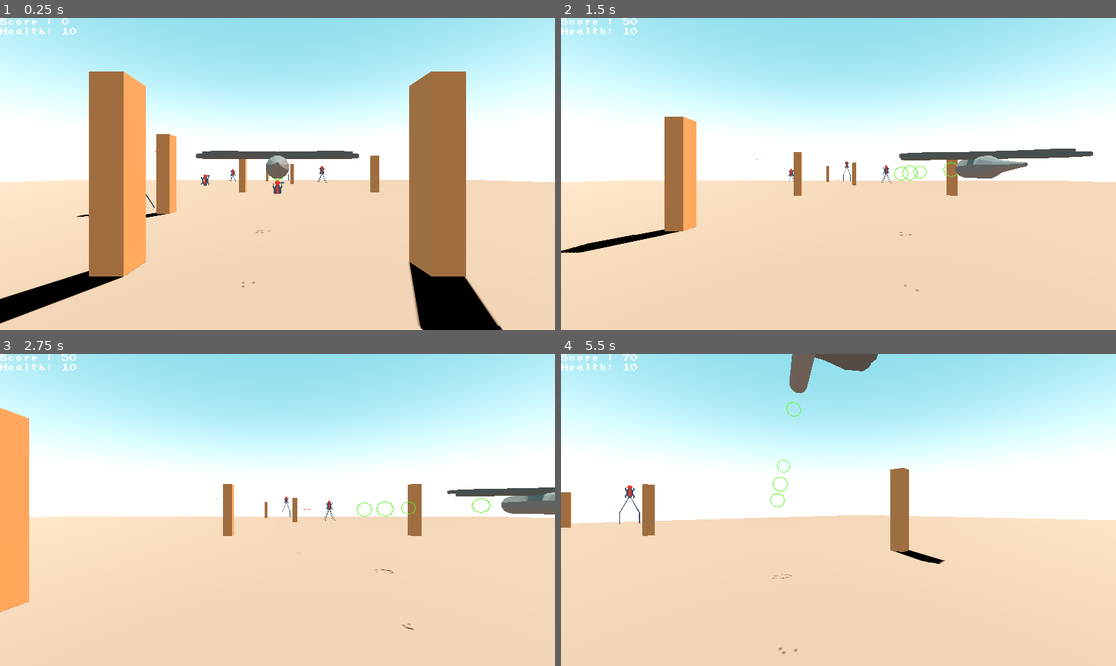
Above: before the commit, frames 1-4 (two rows, left to right).
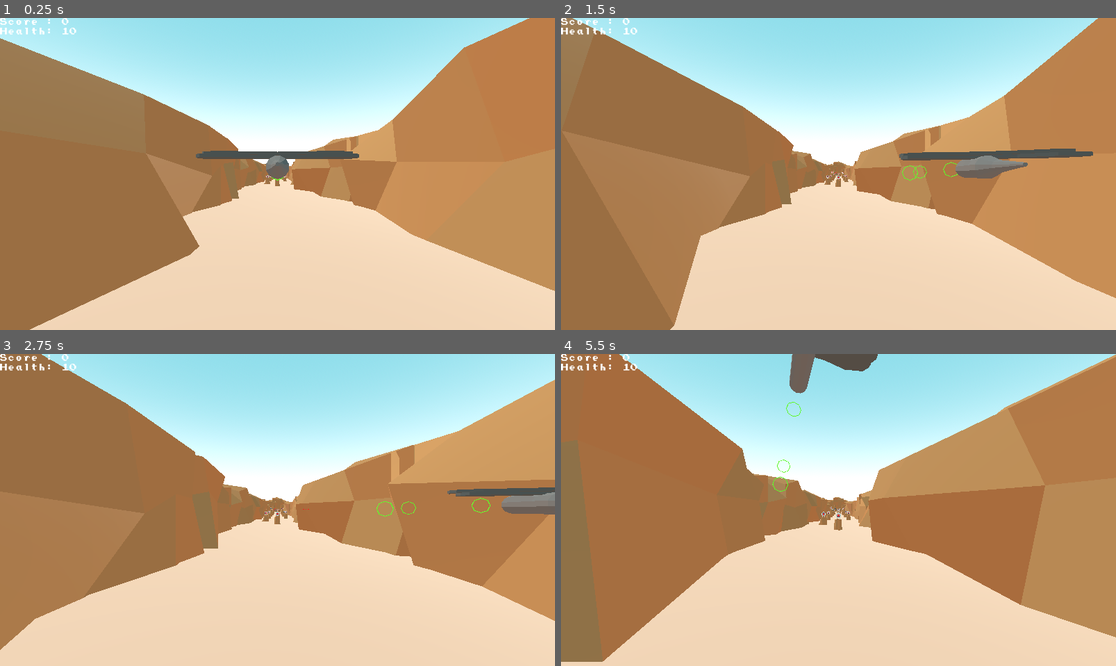
Above: after the commit, the same moments.

Repository: KyzonP/20-games---game-8
Game: Godot game, scene res://levels/level 1/level_1.tscn
Same seed, same stepped clock (60 frames per second), same inputs: the game is played once before the commit and once after it. Before the commit the project starts from res://scenes/test.tscn.
Inputs:
- Up to frame 1 (0.25 s): no input
- Up to frame 2 (1.5 s): hold D (move_right) 0.53-1.28 s; tap R (bomb) at 0.6 s; hold Ctrl (brake) from 1.28 s (still down); tap Shift (boost) at 1.35 s
- Up to frame 3 (2.75 s): release Ctrl (brake) at 2.03 s; hold D (move_right) from 2.03 s (still down); hold Space (fire) from 2.03 s (still down)
- Up to frame 4 (5.5 s): release D (move_right) at 2.78 s; release Space (fire) at 2.78 s; hold W (move_up) 2.78-3.53 s; tap R (bomb) at 2.85, 5.1 s; hold Shift (boost) 3.53-4.28 s; hold A (move_left) 3.53-5.03 s; tap Space (fire) at 4.35 s; hold Ctrl (brake) from 5.03 s (still down)

The runs differ from the first frame. In frame 1, 49% of the frame differs, in the area x 0-100%, y 0-100%; in frame 2, 47%; in frame 3, 44%; in frame 4, 51%, in the area x 0-100%, y 0-99%.

Commit message:
Export settings

Diff:
--- a/levels/level 1/level_1.tscn
+++ b/levels/level 1/level_1.tscn
@@ -48,15 +48,19 @@
 [node name="region_3" parent="." unique_id=1383658511 node_paths=PackedStringArray("next_region") instance=ExtResource("8_ba08l")]
 process_mode = 4
 transform = Transform3D(1, 0, 0, 0, 1, 0, 0, 0, 1, 2000, 0, 0)
+visible = false
 next_region = NodePath("../region_4")
 
 [node name="region_4" parent="." unique_id=1739981121 node_paths=PackedStringArray("next_region") instance=ExtResource("9_slf20")]
 process_mode = 4
 transform = Transform3D(1, 0, 0, 0, 1, 0, 0, 0, 1, 3000, 0, 0)
+visible = false
 next_region = NodePath("../region_5")
 
 [node name="region_5" parent="." unique_id=1230631783 node_paths=PackedStringArray("next_region") instance=ExtResource("10_wnnao")]
+process_mode = 4
 transform = Transform3D(1, 0, 0, 0, 1, 0, 0, 0, 1, 4000, 0, 0)
+visible = false
 next_region = NodePath(".")
 
 [editable path="Path3D"]
--- a/project.godot
+++ b/project.godot
@@ -11,7 +11,7 @@
 [application]
 
 config/name="20 Games - Game 8"
-run/main_scene="res://scenes/test.tscn"
+run/main_scene="uid://d1isfs0kr24mo"
 config/features=PackedStringArray("4.6", "GL Compatibility")
 config/icon="res://icon.svg"
 
Not shown, added: export_presets.cfg
